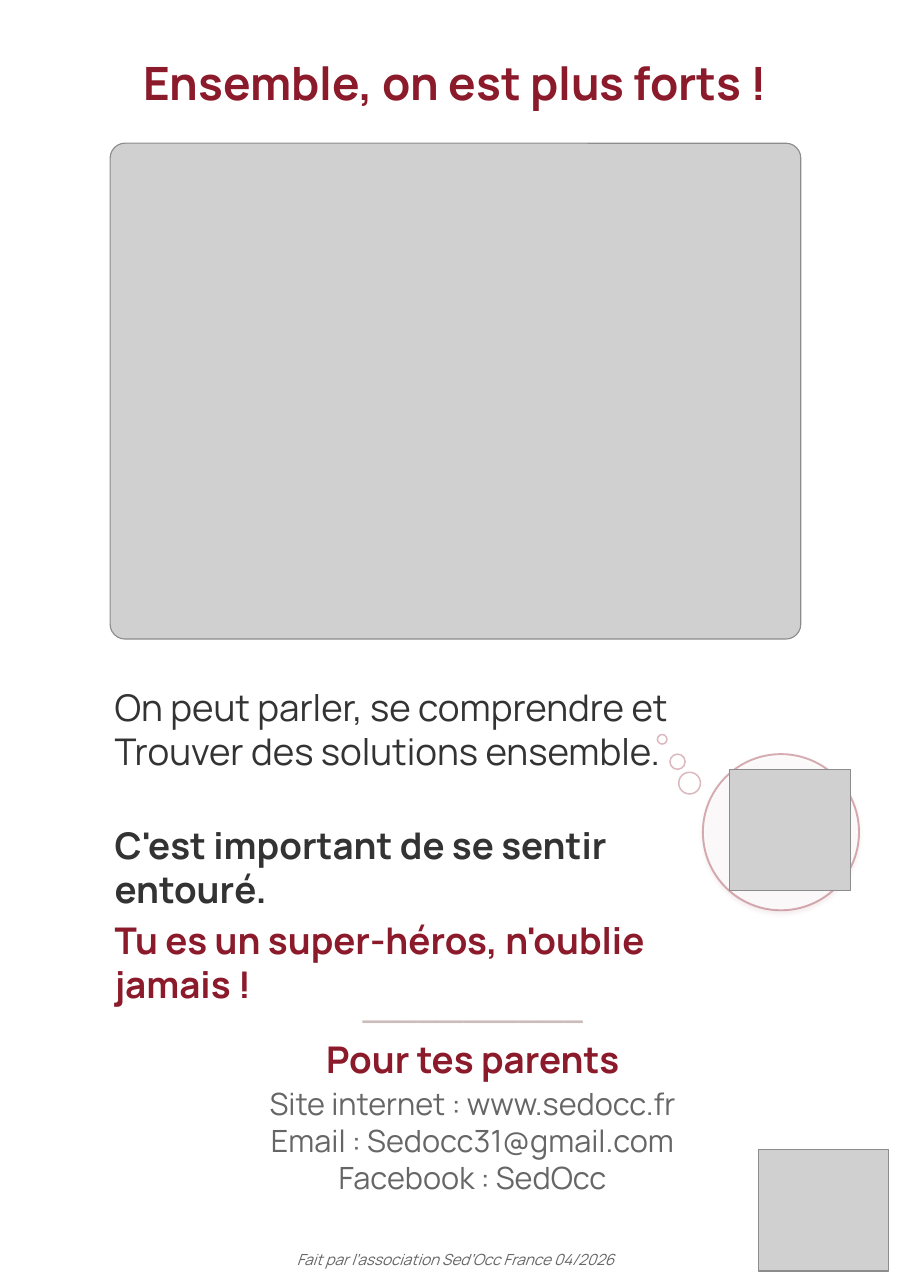
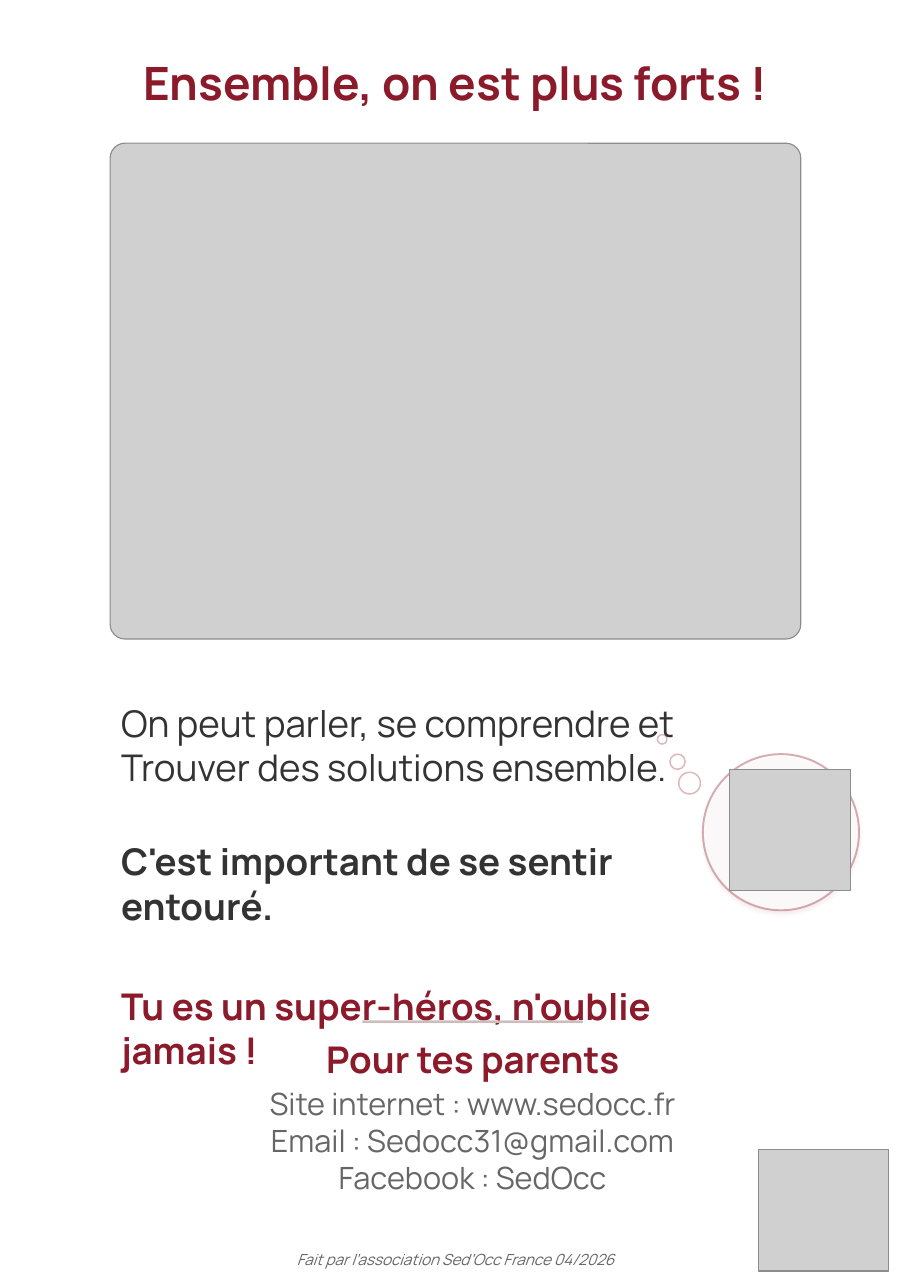
Before and after one commit to Therese-Borin-Pepe/sedocc-site, a slide deck: slide 8 of documents/Livret-SED-enfant-SedOcc.pptx. Drawn at 911x1288 pixels with LibreOffice and Linux fonts; fonts in the diff are those of the drawing; grey boxes stand for pictures; background and template pictures are left out. Boxes give left, top, right and bottom in pixels: in the first picture for what was removed or moved away, otherwise in the second. Text is boxed around its words. In the diff, an @@ line names an element or a change of style, - is before the commit and + after.

```diff
--- a/documents/Livret-SED-enfant-SedOcc.pptx
+++ b/documents/Livret-SED-enfant-SedOcc.pptx
@@ text "On peut parler, se comprendre ..." rewrapped from (x1=115, y1=694, x2=668, y2=1007) to (x1=121, y1=710, x2=674, y2=1029) @@
```
Also in this commit, not shown: 5 other slides changed, 14 other files.
